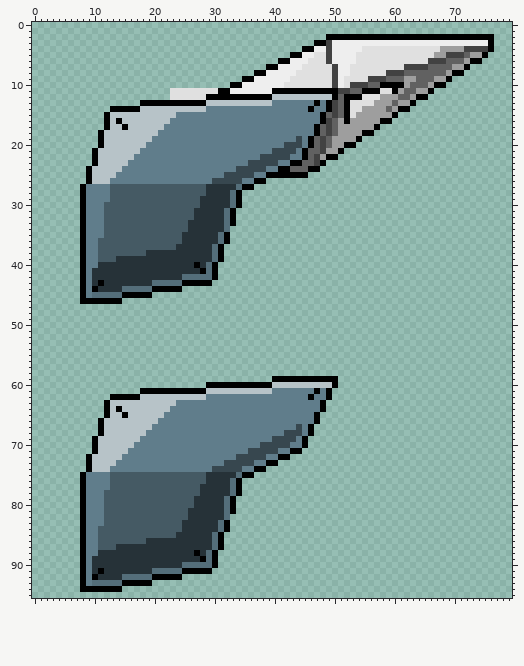
Pixel-art file -- resource/shld.ase. That is the earlier state.
80x96 pixels, 1 frame.
Now the later version:
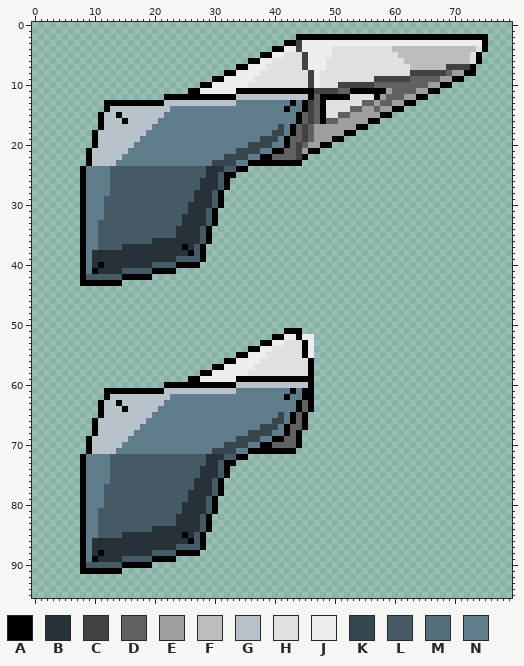
Palette (. is transparent): A #000000  B #263238  C #424242  D #616161  E #9e9e9e  F #bdbdbd  G #b7c3c8  H #e0e0e0  J #eeeeee  K #37474f  L #455a64  M #546e7a  N #607d8b
The exact change:
layer "Layer 1" added
layer "Layer 2" removed
layer "Layer 2 #2" removed
Changed rows in their new state; - is an unchanged pixel.
first column x 8:
 2 ------------------------------------AAAAA---------------------------.
 3 ----------------------------------AACJJJJJ-------------------------A.
 4 --------------------------------AAJJCJJ--JHHHHH-----FFFFFFFFFFFFFFHA.
 5 ------------------------------AAJJHHHC-JJJHHHH-------FFFFFFFFFFFFHA.-
 6 ----------------------------AAJJHHHHHCJJJHHHHH--------FFFFFFFFFFFH---
 7 --------------------------AAJJJHHHHHHCJJJ-HHH---------HFFFFFFCCCCA---
 8 ------------------------AAJJJJHHHHHH--CJ--HHH------HHHHCCCCCCDEEAA---
 9 ----------------------AAJJJJJHHHHHH---CJ--HH----H--CCCCD---D-EAA-----
10 --------------------AAJJJJJ-HHHHHH----CJ--HCC---C-DDDDD----E-A-------
11 ---------------...AAJJJJJ-AAAAAA-------CCCCDDAA---AEDD-----A---------
12 --------------AAAAAAA-----GGGGGG------ADAA-A-HH--A-DD-E--------------
13 ----AAAAAA----GGGGGGG-----NNNNNN---A-ACDAHHHH--DD-DDE-A--------------
14 ----AGGGGG-----NNNNNN-------------A--ACDAHHHHDD--D-EA-.--------------
15 ---AG-A-------NN--------------------ADCD-HH-DE----AA.----------------
16 ---AG-GA-----NN---------------------ADCD-D--E---AA..-----------------
17 ---AG--G----NN-------------------K-ADCDEEEE---AA..-------------------
18 --AG-------NN-------------------KK-ADCDEEEE-AA...--------------------
19 --AG------NN------------------KKK-ADDCDEEEAA...----------------------
20 --AG-----NN-----------------KKKK--ADCDEEAA....-----------------------
21 -AG-----NN----------------KKKK--AADDCEAA....-------------------------
22 -AG----NN---------------KKKK--AADDDDC-.....--------------------------
23 -AG---NN--------------KKKK--AAAAAAA--....----------------------------
24 ANNNNLLLLLLLLLLLLLLLLBBBLLAA............-----------------------------
25 ANNNNLLLLLLLLLLLLLLLLBBLAA............-------------------------------
26 ANNNNLLLLLLLLLLLLLLLBBBLA......--------------------------------------
27 --------------------B--LA....----------------------------------------
28 -------------------BB-LA...------------------------------------------
29 ----L--------------B--LA...------------------------------------------
30 ------------------BB--LA...------------------------------------------
31 ------------------B--LA...-------------------------------------------
32 -----------------BB--LA...-------------------------------------------
33 ---L-------------B---LA...-------------------------------------------
34 ---L------------BB--LA...--------------------------------------------
35 ---L------------B---LA...--------------------------------------------
36 ------------BBBBB---LA...--------------------------------------------
37 -------BBBBBBBBB-A-LA...---------------------------------------------
38 --BBBBBBBBB-------ALA...---------------------------------------------
39 --BBBB----------LLLLA...---------------------------------------------
40 --BA--------LLLLAAA-...----------------------------------------------
41 --A----LLLLLAAAA.......----------------------------------------------
42 -LLLLLLAAAAA...........----------------------------------------------
43 -AA-AAA...............-----------------------------------------------
44 .................----------------------------------------------------
45 ............---------------------------------------------------------
46 .......--------------------------------------------------------------
first column x 8:
51 ----------------------------------AAA------
52 --------------------------------AAJJAJJ----
53 ------------------------------AAJJHHHAJ----
54 ----------------------------AAJJHHHHHAJ----
55 --------------------------AAJJJHHHHHHAJ----
56 ------------------------AAJJJJHHHHHHHHA----
57 ----------------------AAJJJJJHHHHHHHHHA----
58 --------------------AAJJJJJJHHHHHHHHHHA----
59 ------------------AAJJJJJJAAAAAA-------....
60 --------------AAAAAAA-----GGGGGG------A....
61 ----AAAAAA----GGGGGGG-----NNNNNN---A-AA...-
62 ----AGGGGG-----NNNNNN-------------A--A-...-
63 ---AG-A-------NN--------------------ADA..--
64 ---AG-GA-----NN---------------------ADA..--
65 ---AG--G----NN-------------------K-ADA..---
66 --AG-------NN-------------------KK-ADA..---
67 --AG------NN------------------KKK-ADDA.----
68 --AG-----NN-----------------KKKK--ADA..----
69 -AG-----NN----------------KKKK--AADDA.-----
70 -AG----NN---------------KKKK--AADDDDA.-----
71 -AG---NN--------------KKKK--AAAAAAA-.------
72 ANNNNLLLLLLLLLLLLLLLLBBBLLAA.......--------
73 ANNNNLLLLLLLLLLLLLLLLBBLAA.......----------
74 ANNNNLLLLLLLLLLLLLLLBBBLA......------------
75 --------------------B--LA....--------------
76 -------------------BB-LA...----------------
77 ----L--------------B--LA...----------------
78 ------------------BB--LA...----------------
79 ------------------B--LA...-----------------
80 -----------------BB--LA...-----------------
81 ---L-------------B---LA...-----------------
82 ---L------------BB--LA...------------------
83 ---L------------B---LA...------------------
84 ------------BBBBB---LA...------------------
85 -------BBBBBBBBB-A-LA...-------------------
86 --BBBBBBBBB-------ALA...-------------------
87 --BBBB----------LLLLA...-------------------
88 --BA--------LLLLAAA-...--------------------
89 --A----LLLLLAAAA.......--------------------
90 -LLLLLLAAAAA...........--------------------
91 -AA-AAA...............---------------------
92 .................--------------------------
93 ............-------------------------------
94 .......------------------------------------
Changed places in both pictures, as pixel boxes (x1, y1, x2, y2):
changed: (80, 34, 494, 304)
changed: (80, 328, 338, 592)
